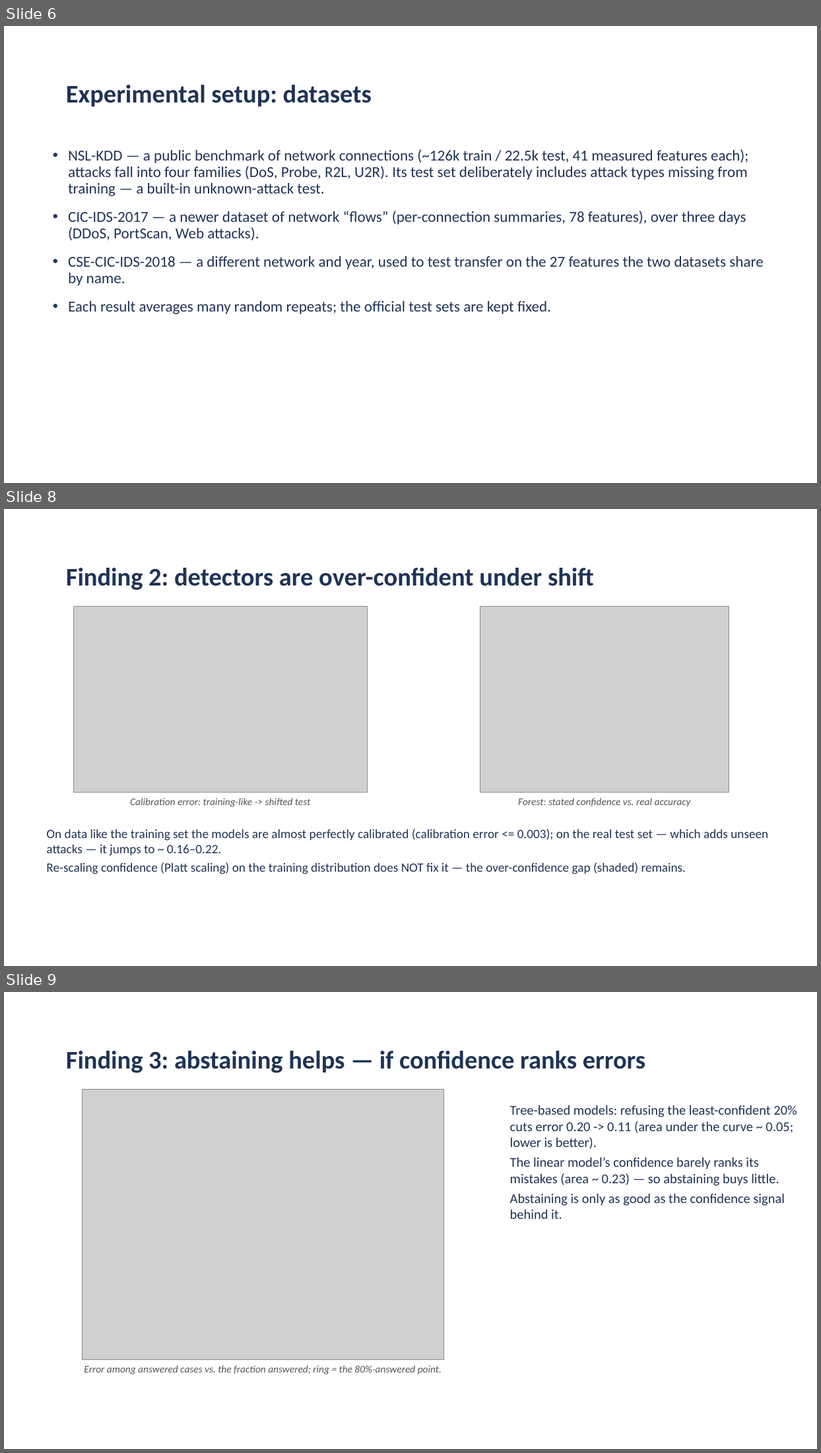
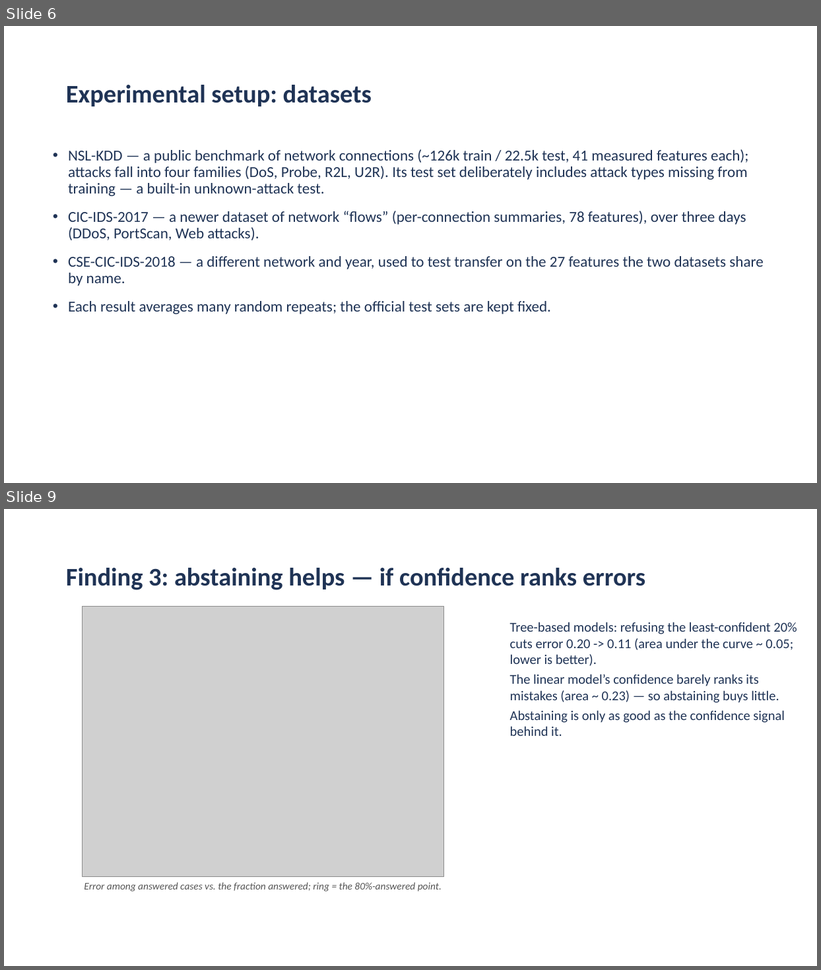
Before and after one commit to aiparallel0/chaoscrypt, a slide deck: papers/paper2-ids-selective/presentation.pptx. Shown one above the other, each under a label of ours: slides 6, 8 and 9 before the commit, slides 6 and 9 after it; the slides between them are not shown. The pictures are 821x1453 and 821x970 pixels, drawn with LibreOffice and Linux fonts; fonts in the diff are those of the drawing; grey boxes stand for pictures; background and template pictures are left out. Boxes give left, top, right and bottom in pixels: in the first picture for what was removed or moved away, otherwise in the second. Text is boxed around its words. In the diff, an @@ line names an element or a change of style, - is before the commit and + after.

```diff
--- a/papers/paper2-ids-selective/presentation.pptx
+++ b/papers/paper2-ids-selective/presentation.pptx
@@ slide 8 removed at (4, 509, 817, 966), background picture (left out) @@
@@ title removed at (66, 568, 594, 590) @@
-Finding 2: detectors are over-confident under shift
@@ picture removed at (73, 607, 368, 793) @@
@@ picture removed at (481, 607, 730, 793) @@
@@ text removed at (130, 798, 310, 807) @@
-Calibration error: training-like -> shifted test
@@ text removed at (518, 798, 691, 807) @@
-Forest: stated confidence vs. real accuracy
@@ text removed at (46, 829, 768, 875) @@
-On data like the training set the models are almost perfectly calibrated (calibration error <= 0.003); on the real test set — which adds unseen attacks — it jumps to ~ 0.16–0.22.
-Re-scaling confidence (Platt scaling) on the training distribution does NOT fix it — the over-confidence gap (shaded) remains.
```
Also in this commit, not shown: 4 slides changed, 4 slides added, 2 other slides removed, 26 other files.
